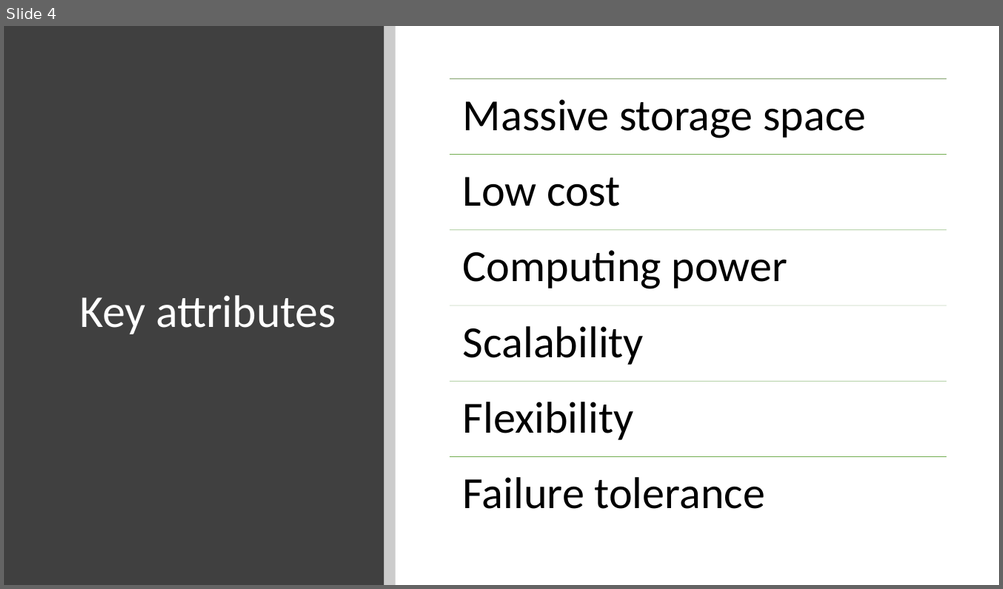
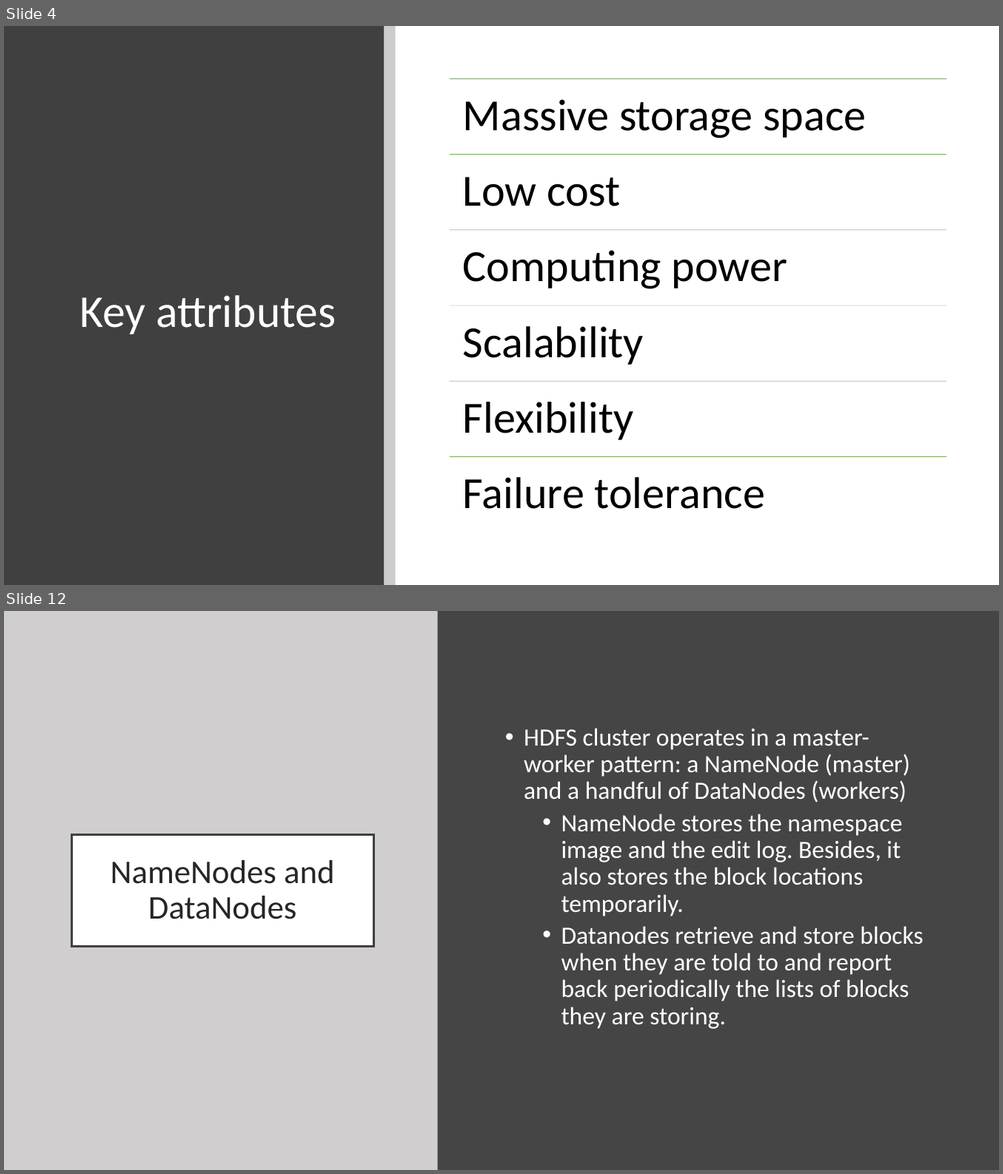
Before and after one commit to fnaticTrucMinh/UIT_AEP_BigDataRESEARCH, a slide deck: Hadoop Introduction.pptx. Shown one above the other, each under a label of ours: slide 4 before the commit, slides 4 and 12 after it; the slides between them are not shown. The pictures are 1003x589 and 1003x1174 pixels, drawn with LibreOffice and Linux fonts; fonts in the diff are those of the drawing. Boxes give left, top, right and bottom in pixels: in the first picture for what was removed or moved away, otherwise in the second. Text is boxed around its words. In the diff, an @@ line names an element or a change of style, - is before the commit and + after.

```diff
--- a/Hadoop Introduction.pptx
+++ b/Hadoop Introduction.pptx
@@ slide 12 added at (4,611,999,1170), background #454545 @@
@@ rectangle added at (4,611,438,1170), fill #D0CECE @@
@@ text added at (523,728,922,1029), 24 pt, text #FFFFFF @@
+• HDFS cluster operates in a master-worker pattern: a NameNode (master) and a handful of DataNodes (workers)
+  • NameNode stores the namespace image and the edit log. Besides, it also stores the block locations temporarily.
+  • Datanodes retrieve and store blocks when they are told to and report back periodically the lists of blocks they are storing.
@@ title added at (72,834,374,946), fill #FFFFFF, outline #404040 2 pt, 32 pt, text #262626 @@
+NameNodes and DataNodes
```
Also in this commit, not shown: 2 slides changed, 9 other slides added.
